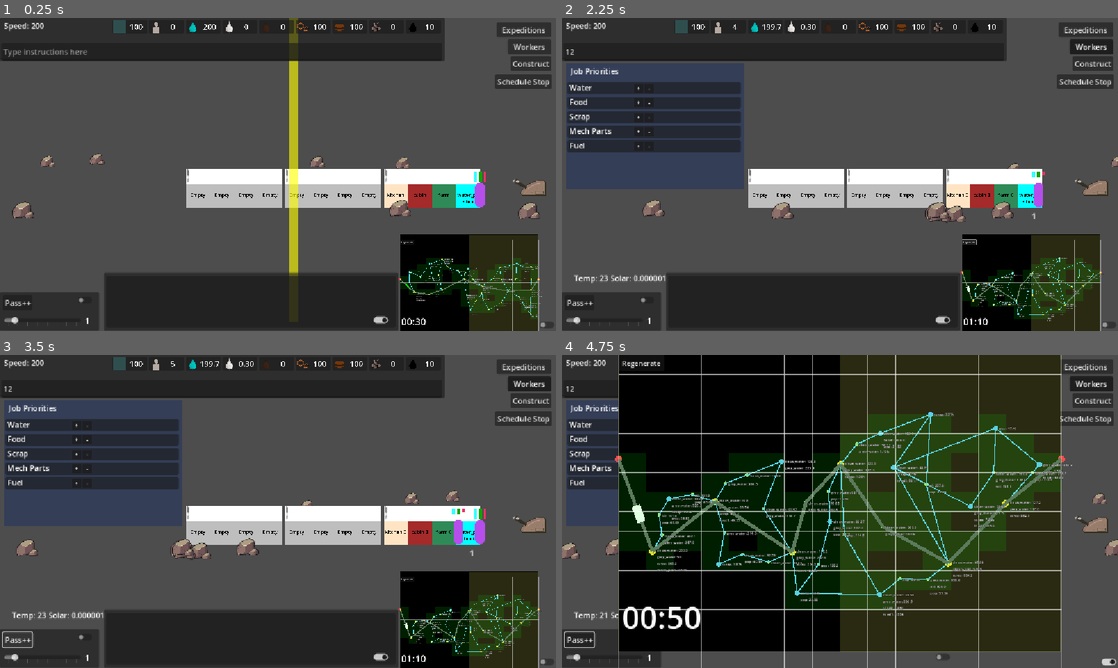
Above: before the commit, frames 1-4 (two rows, left to right).
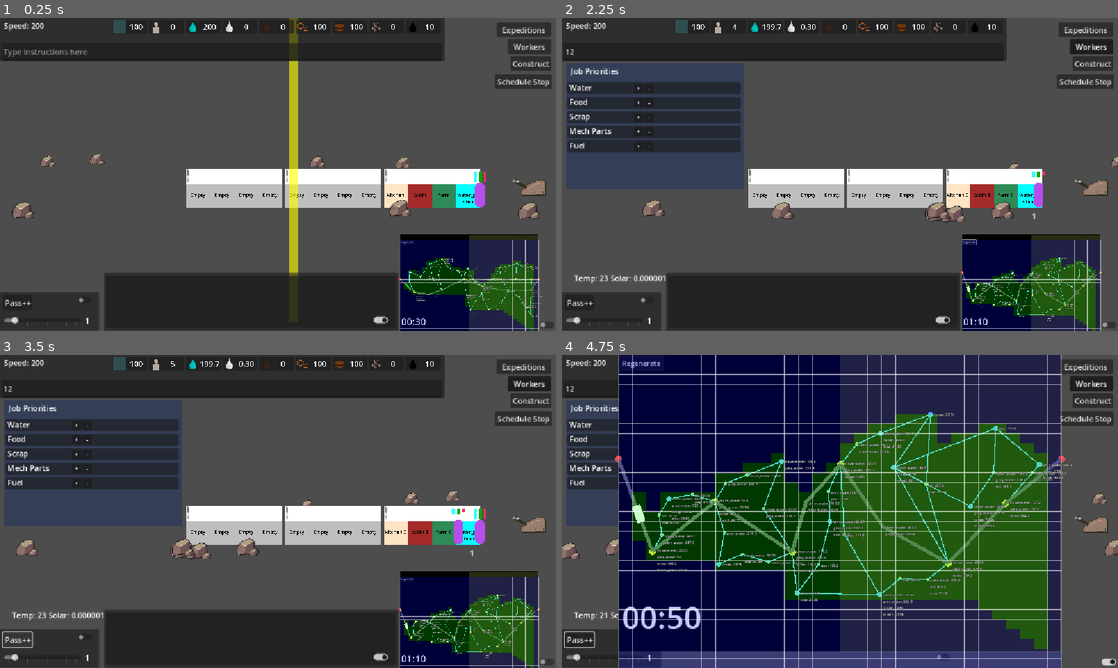
Above: after the commit, the same moments.

Repository: Sphinx111/ed_and_morgs_train_builder
Game: Godot game, scene res://Scenes/traincar.tscn
Two runs of this game, one before a commit and one after it. Both use one fixed random seed, a clock stepped at 60 frames per second and the inputs below.
Inputs (mouse positions are in pixels of both pictures, inside the frame that each line leads up to):
- Up to frame 1 (0.25 s): no input
- Up to frame 2 (2.25 s): click (784, 52) at 0.52 s; type "12" at 0.6 s; click "Workers" at 1.25 s; click "Regenerate" at 2 s
- Up to frame 3 (3.5 s): click "Pass++" at 2.75 s
- Up to frame 4 (4.75 s): click (1106, 661) at 3.5 s; click (940, 658) at 4.25 s

The runs differ from the first frame. In frame 1, 5.9% of the frame differs, in the area x 72-97%, y 70-100%; in frame 2, 5.6%; in frame 3, 5.6%; in frame 4, 61%, in the area x 10-90%, y 0-100%.

Commit message:
First pass of generation of land mass based on existing track map

Diff:
--- a/MapContinentGenerator.gd
+++ b/MapContinentGenerator.gd
@@ -3,12 +3,14 @@
 class_name MapContinentGenerator
 
 @export var DEBUG: bool = true
+enum TERRAINS {unassigned, water, land, mountain, river, valley}
 
 class MapBigGrid extends RefCounted:
 	var coords: Vector2i
 	var tracks: int = 0
 	var nodes: int = 0
 	var touches_edge: bool = false
+	var terrainType: TERRAINS
 
 	func _init(new_coords: Vector2i) -> void:
 		coords = new_coords
@@ -20,7 +22,7 @@
 		tracks += 1
 
 var worldSize: Vector2
-var granularity: int = 16
+var granularity: int = 32
 var mapGrids: Array = []
 var grid_size: Vector2
 var _debug_layer: Node2D = null
@@ -44,6 +46,8 @@
 
 	for edge: MapGraphEdge in mapGraph.edges:
 		_mark_grids_for_mapGraphEdge(edge)
+
+	generate_terrain()
 
 	_refresh_debug_visuals()
 
@@ -77,12 +81,17 @@
 func _add_grid_debug_visual(grid: MapBigGrid) -> void:
 	var rect_points := _grid_rect_points(grid.coords.x, grid.coords.y)
 
-	if grid.nodes > 0 or grid.tracks > 0:
-		var fill := Polygon2D.new()
-		fill.name = "Fill_%d_%d" % [grid.coords.x, grid.coords.y]
-		fill.polygon = rect_points
-		fill.color = Color(0.0, 1.0, 0.0, 0.12)
-		_debug_layer.add_child(fill)
+	var fill := Polygon2D.new()
+	fill.name = "Fill_%d_%d" % [grid.coords.x, grid.coords.y]
+	fill.polygon = rect_points
+
+	if grid.terrainType == TERRAINS.water :
+		fill.color = Color(0.0, 0.0, 1.0, 0.22)
+	elif grid.terrainType == TERRAINS.land:
+		fill.color = Color(0.0, 1.0, 0.0, 0.22)
+	else:
+		fill.color = Color(0.0, 0.0, 0.0, 0.22)
+	_debug_layer.add_child(fill)
 
 	var outline := Line2D.new()
 	outline.name = "Outline_%d_%d" % [grid.coords.x, grid.coords.y]
@@ -175,3 +184,40 @@
 
 func _map_position_to_grid_coord(map_position: Vector2) -> Vector2i:
 	return Vector2i(map_position / grid_size)
+
+func generate_terrain(heat:int=0):
+	var gridConcern
+	var maxr = granularity-1
+	for y in range(granularity):
+		for x in range(granularity):
+			gridConcern= mapGrids[y][x]
+			if gridConcern.nodes > 0 or gridConcern.tracks > 0:
+				gridConcern.terrainType = TERRAINS.land
+			if x == 0 or x == maxr or y== 0 or y==maxr :
+				gridConcern.terrainType = TERRAINS.water
+
+	for y in range(1,granularity-1):
+		for x in range(1,granularity-1):
+			gridConcern= mapGrids[y][x]
+			if gridConcern.terrainType == TERRAINS.unassigned:
+				var landProb : float = landProbability(y,x)
+				# TODO: Make better desicsions
+				if  landProb > .5+heat :
+					gridConcern.terrainType = TERRAINS.land
+				else:
+					gridConcern.terrainType = TERRAINS.water
+
+# TODO: Write something MUCH better than this
+func landProbability(y:int, x:int) :
+	var neighbourTypes=returnNeighborsTerrain(y,x)
+	return (neighbourTypes.filter(func(type): return type == TERRAINS.land).size()/neighbourTypes.size())
+
+func returnNeighborsTerrain(y:int, x:int) :
+	var neighborTypes : Array = []
+	for i in range(y-1,y+1):
+		for j in range(x-1,x+1):
+			if i!=j: #remove condition to check diagonals
+				if i>=0 and j >=0 and i<granularity and j<granularity:
+					if mapGrids[i][j].terrainType != TERRAINS.unassigned :
+						neighborTypes.append(mapGrids[i][j].terrainType)
+	return neighborTypes
